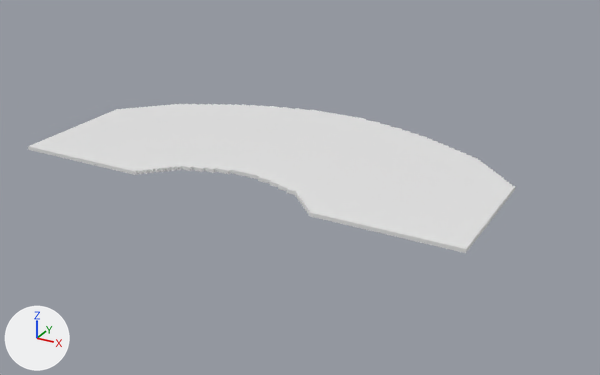
Renders of the OBJ model models_obj_test/zakrestSkosZwir.obj from each side of a commit.
Rendered twice from a camera (50 mm lens) standing at (10.81, -21.79, 8.39) and looking at (0.89, -3.75, -0.62). Every picture has the same lights, and +X, +Y and +Z are marked at lower left. Materials are left out; every surface is plain grey. Where no turn or scale is listed for an object, it has been applied to the vertices. Vertices at the same position are counted once.

The scene before the commit, as lines of its bpy script (objects in view):
```python
me_untitled = bpy.data.meshes.new('Untitled')
me_untitled.from_pydata(...)  # 13130 vertices, 26256 faces; spans x -6.35..6.35, y -6.35..0.35, z 0.0..0.1
me_untitled.materials.append(mat_palette_011)
ob_untitled = bpy.data.objects.new('Untitled', me_untitled)
ob_untitled.location = (0.0, 0.0, 0.0)
```
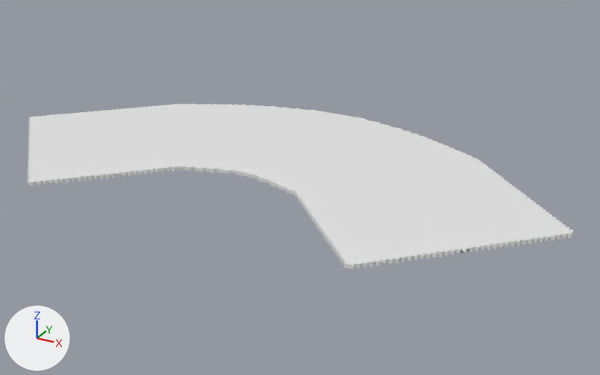
The change, as a diff of the scene's bpy script:
```diff
--- a/models_obj_test/zakrestSkosZwir.obj.py
+++ b/models_obj_test/zakrestSkosZwir.obj.py
@@ me_untitled @@
 # used by ob_untitled; location = (0.0, 0.0, 0.0)
-me_untitled.from_pydata(...)  # 13130 vertices, 26256 faces; spans x -6.35..6.35, y -6.35..0.35, z 0.0..0.1
+me_untitled.from_pydata(...)  # 15900 vertices, 32140 faces; spans x -8.15..8.15, y -8.15..0.35, z 0.0..0.1
+# me_untitled part 1: 1386 vertices added at x -8.15..-2.65, y -8.15..-2.65, z 0.0..0.1
+# me_untitled part 2: 1384 vertices added at x 2.65..8.15, y -8.15..-2.65, z 0.0..0.1
```

Changed parts and their boxes [x1, y1, x2, y2] in the pictures (600 x 375 px):
'Untitled', reshaped (12% wider, 11% taller)
    before: [28, 104, 515, 253]
    after: [27, 104, 573, 270]
part 1 of me_untitled, added
    after: [27, 109, 133, 186]
part 2 of me_untitled, added
    after: [310, 188, 573, 270]
